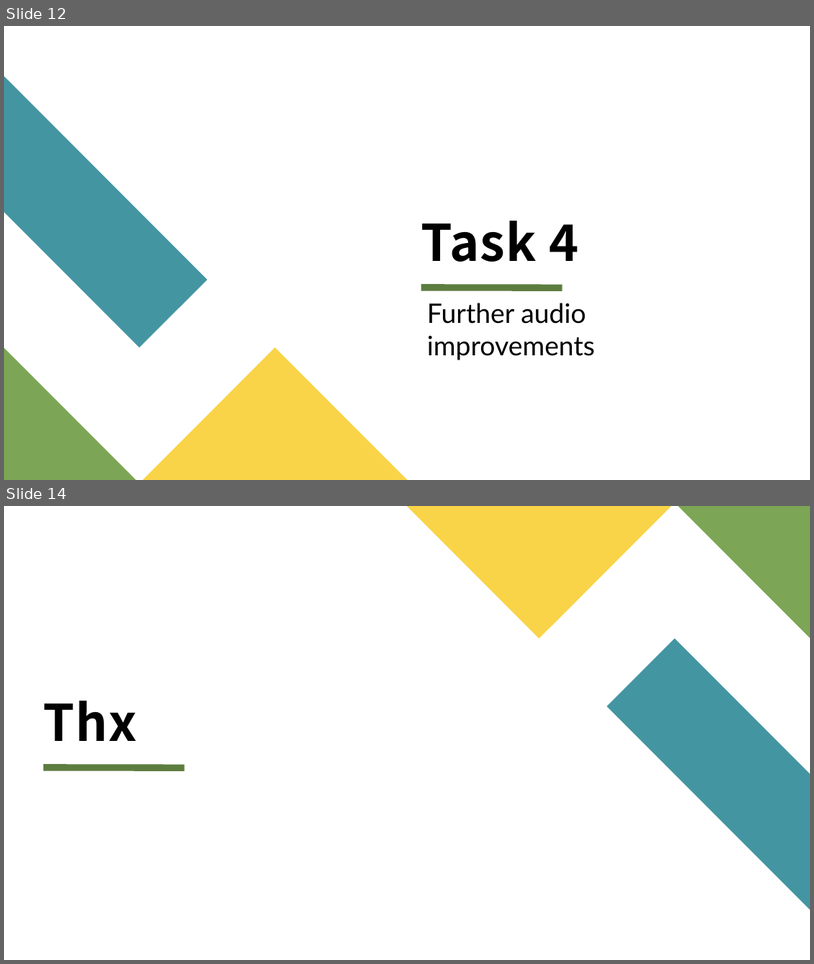
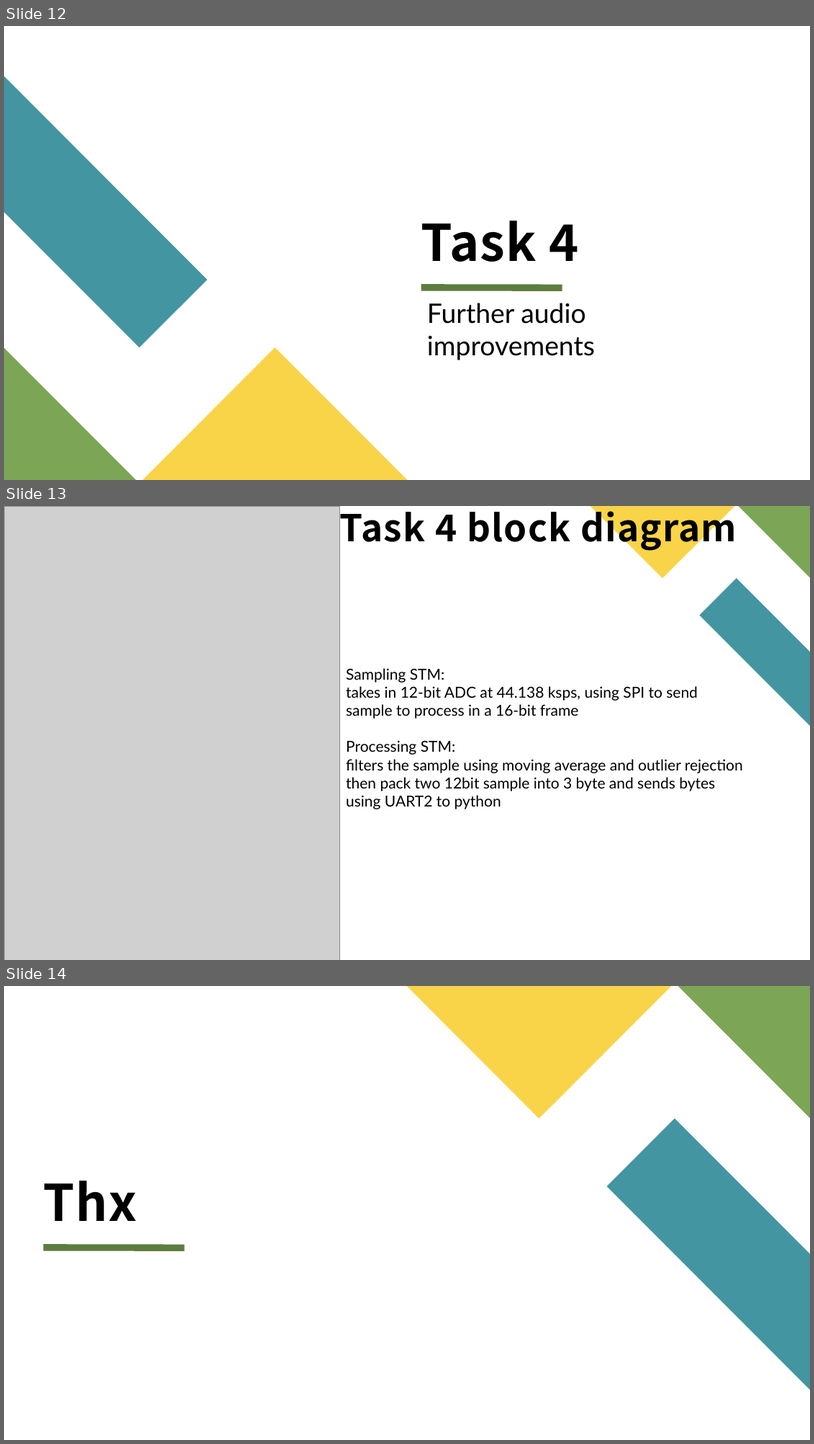
Before and after one commit to mooncakes0/ECE2071_project_F08, a slide deck: ECE2071_Project_F08_PPTslides.pptx. Shown one above the other, each under a label of ours: slides 12 and 14 before the commit, slides 12, 13 and 14 after it; the slides between them are not shown. The pictures are 814x964 and 814x1444 pixels, drawn with LibreOffice and Linux fonts; fonts in the diff are those of the drawing; grey boxes stand for pictures. Boxes give left, top, right and bottom in pixels: in the first picture for what was removed or moved away, otherwise in the second. Text is boxed around its words. In the diff, an @@ line names an element or a change of style, - is before the commit and + after.

Commit message:
task 4 block diagram added
t4 block diagram and short explanation

```diff
--- a/ECE2071_Project_F08_PPTslides.pptx
+++ b/ECE2071_Project_F08_PPTslides.pptx
@@ slide 13 added at bbox=[4, 506, 810, 960], background #FFFFFF @@
@@ picture added at bbox=[4, 506, 340, 960] @@
@@ title added at bbox=[340, 506, 737, 551], 44 pt, text #000000, bold @@
+Task 4 block diagram
@@ freeform shape added at bbox=[591, 506, 736, 578], fill #F9D448 @@
@@ freeform shape added at bbox=[739, 506, 810, 578], fill #7CA655 @@
@@ freeform shape added at bbox=[700, 578, 810, 726], fill #4495A2 @@
@@ text added at bbox=[346, 668, 743, 809], 18 pt, text #000000 @@
+Sampling STM:
+takes in 12-bit ADC at 44.138 ksps, using SPI to send sample to process in a 16-bit frame
+Processing STM:
+filters the sample using moving average and outlier rejection then pack two 12bit sample into 3 byte and sends bytes using UART2 to python
```
Also in this commit, not shown: 1 slide removed.
